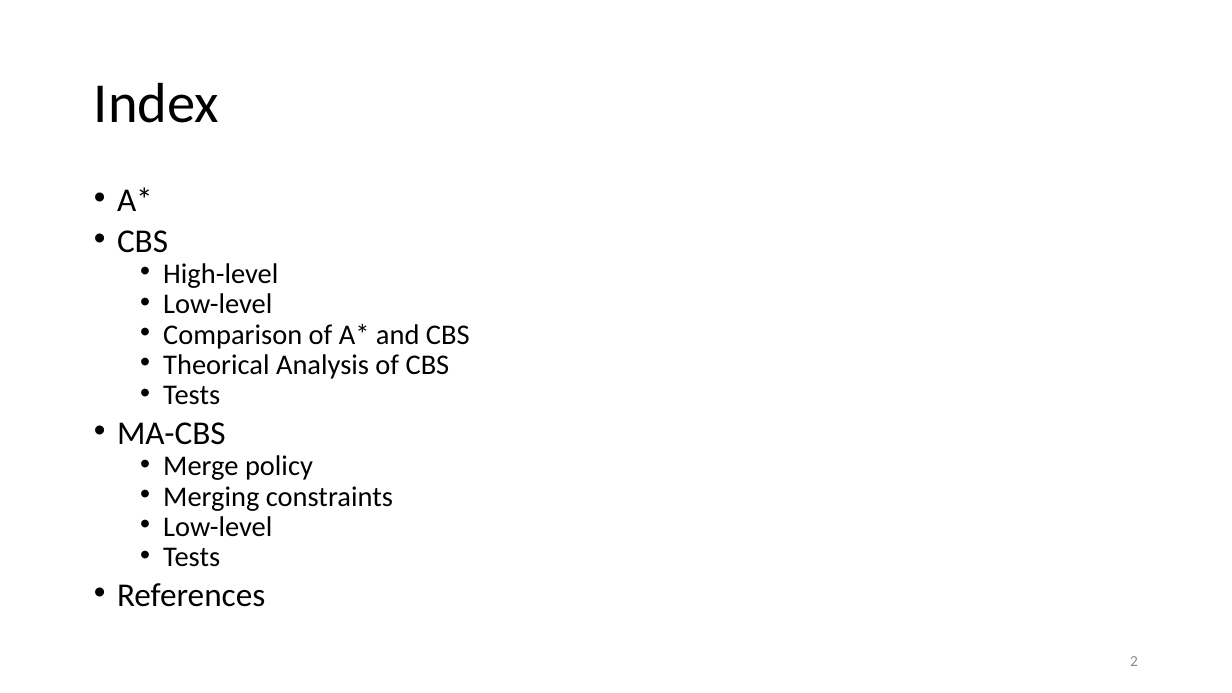
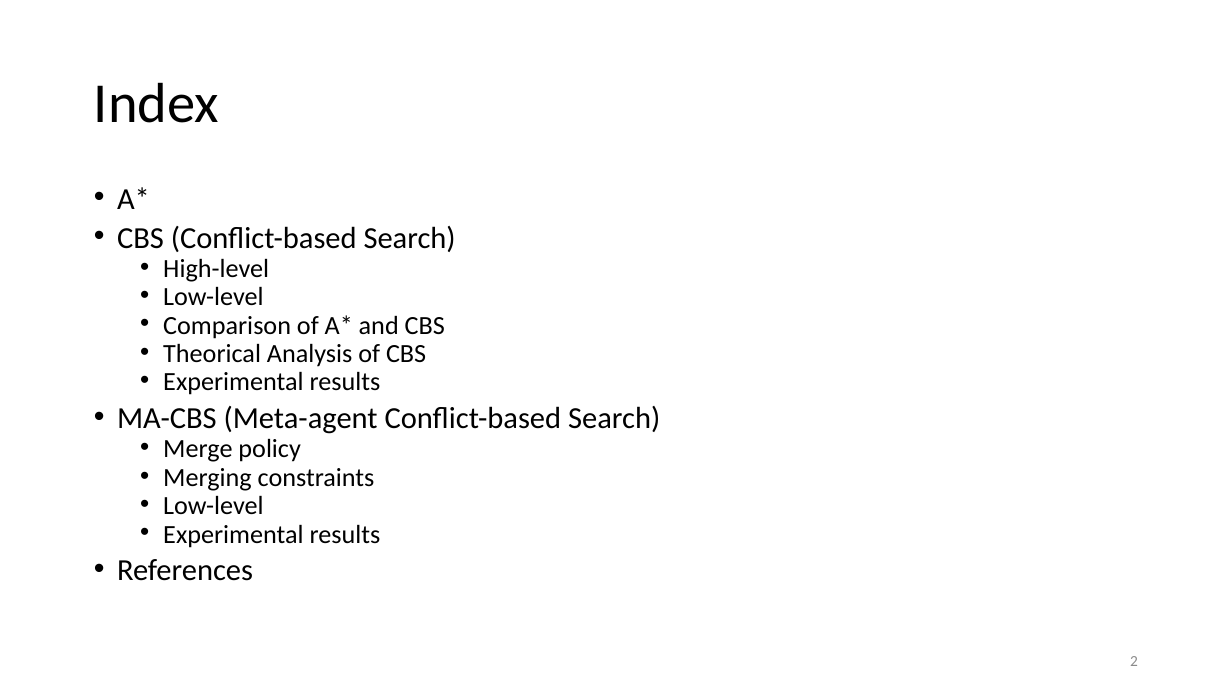
Before and after one commit to DemirDorukDilek/CBS, a slide deck: slide 2 of dahahilipls.pptx. Drawn at 1232x693 pixels with LibreOffice and Linux fonts; fonts in the diff are those of the drawing. Boxes give left, top, right and bottom in pixels: in the first picture for what was removed or moved away, otherwise in the second. Text is boxed around its words. In the diff, an @@ line names an element or a change of style, - is before the commit and + after.

```diff
--- a/dahahilipls.pptx
+++ b/dahahilipls.pptx
@@ text at box(117, 187, 445, 581): size 25.9 to 23.8 pt in "A*", "References"; size 22.2 to 20.4 pt in "High-level", "Low-level", "Comparison of A* and CBS", "Theorical Analysis of CBS" and 3 more places @@
@@ text at box(117, 226, 456, 252): text changed; size 25.9 to 23.8 pt @@
-• CBS
+• CBS (Conflict-based Search)
@@ text at box(117, 371, 660, 434): text changed; size 25.9 to 23.8 pt @@
-  • Tests
-• MA-CBS
+  • Experimental results
+• MA-CBS (Meta-agent Conflict-based Search)
@@ text at box(163, 524, 381, 548): text changed; size 22.2 to 20.4 pt @@
-  • Tests
+  • Experimental results
```
Also in this commit, not shown: 6 other slides changed.
